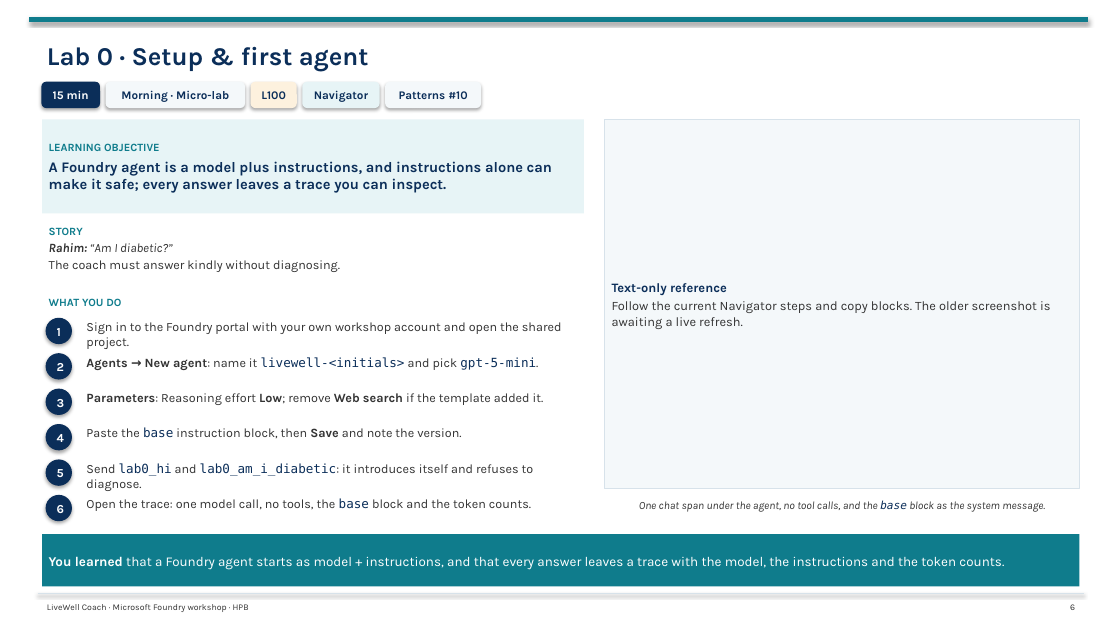
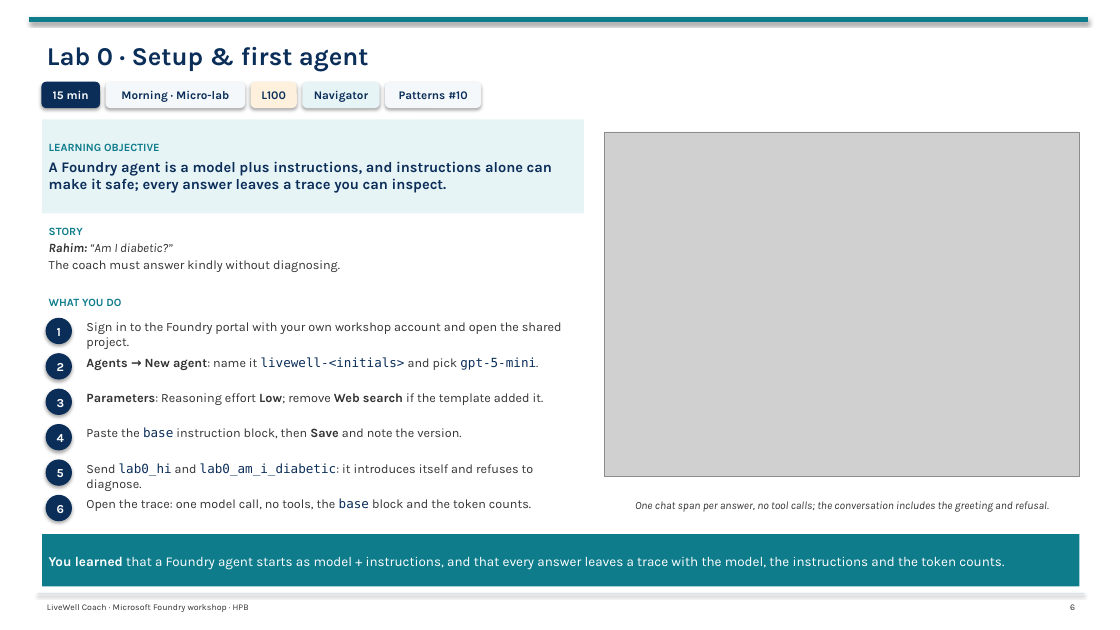
Before and after one commit to tonirex/hpb-foundry-workshop, a slide deck: slide 6 of deck/LiveWell-Lab-Flow.pptx. Drawn at 1120x630 pixels with LibreOffice and Linux fonts; fonts in the diff are those of the drawing; grey boxes stand for pictures. Boxes give left, top, right and bottom in pixels: in the first picture for what was removed or moved away, otherwise in the second. Text is boxed around its words. In the diff, an @@ line names an element or a change of style, - is before the commit and + after.

```diff
--- a/deck/LiveWell-Lab-Flow.pptx
+++ b/deck/LiveWell-Lab-Flow.pptx
@@ rectangle removed at [605, 119, 1080, 489] @@
-Text-only reference
-Follow the current Navigator steps and copy blocks. The older screenshot is awaiting a live refresh.
@@ picture added at [605, 132, 1080, 476] @@
@@ text at [635, 501, 1049, 512]: text changed @@
-One chat span under the agent, no tool calls, and the base block as the system message.
+One chat span per answer, no tool calls; the conversation includes the greeting and refusal.
```
Also in this commit, not shown: 5 other slides changed, 23 other files.
